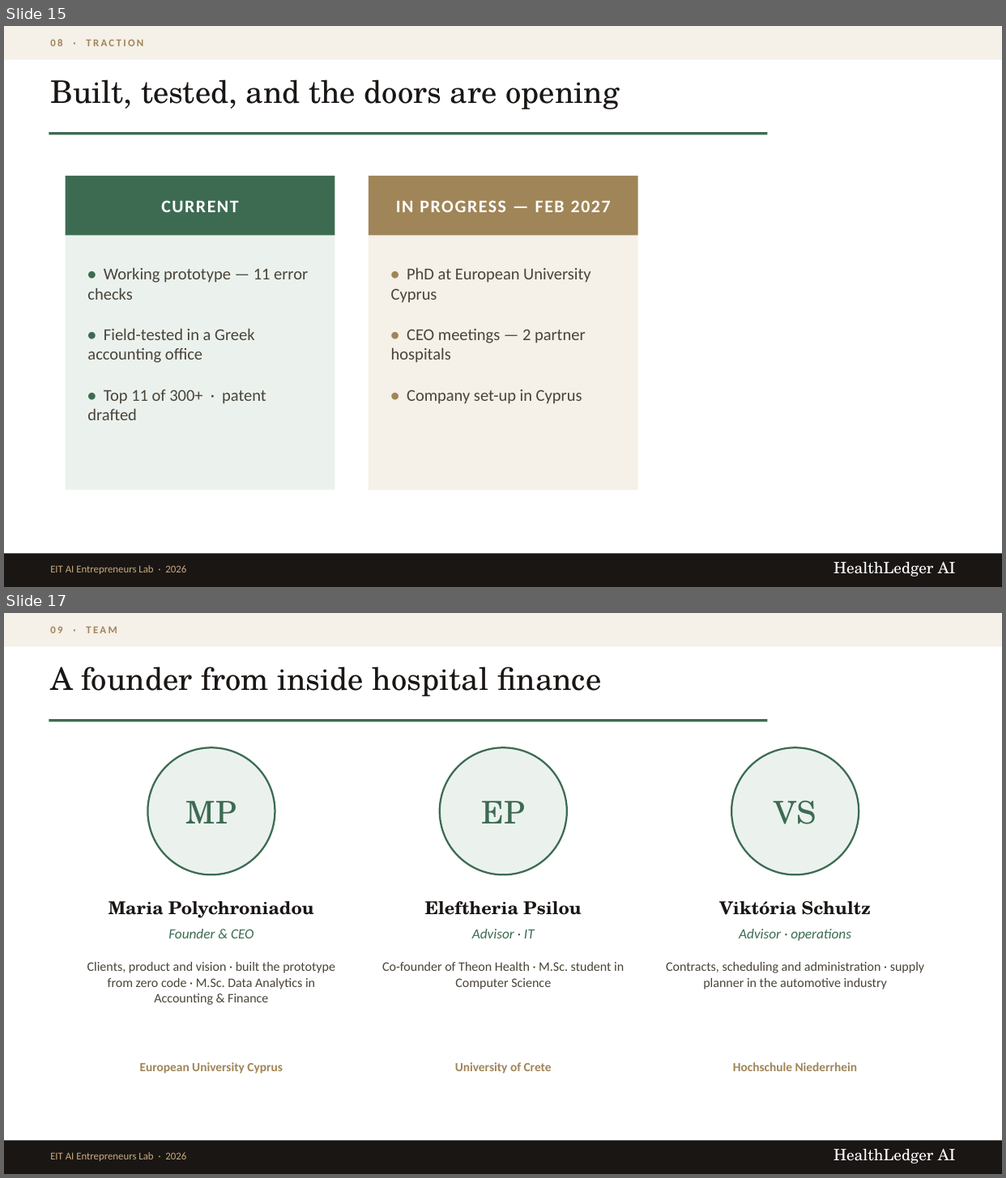
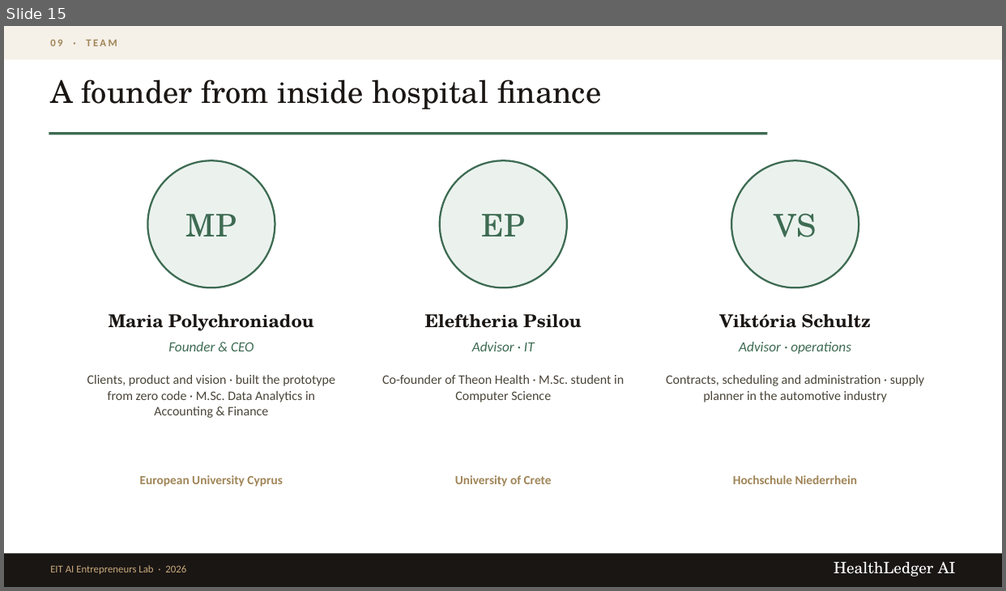
Before and after one commit to mrply97/AI, a slide deck: HealthLedgerAI_EIT_Pitch.pptx. Shown one above the other, each under a label of ours: slides 15 and 17 before the commit, slide 15 after it; the slides between them are not shown. The pictures are 1006x1178 and 1006x591 pixels, drawn with LibreOffice and Linux fonts; fonts in the diff are those of the drawing. Boxes give left, top, right and bottom in pixels: in the first picture for what was removed or moved away, otherwise in the second. Text is boxed around its words. In the diff, an @@ line names an element or a change of style, - is before the commit and + after.

```diff
--- a/HealthLedgerAI_EIT_Pitch.pptx
+++ b/HealthLedgerAI_EIT_Pitch.pptx
@@ slide 15 removed at box(4, 26, 1002, 587), background #FFFFFF @@
@@ rectangle removed at box(4, 26, 1002, 60) @@
@@ text removed at box(50, 39, 143, 46) @@
-08 · TRACTION
@@ text removed at box(50, 79, 619, 109) @@
-Built, tested, and the doors are opening
@@ rectangle removed at box(49, 132, 768, 135) @@
@@ rectangle removed at box(66, 176, 335, 236) @@
@@ rectangle removed at box(368, 176, 638, 236) @@
@@ text removed at box(161, 200, 238, 212) @@
-CURRENT
@@ text removed at box(396, 200, 611, 212) @@
-IN PROGRESS — FEB 2027
@@ rectangle removed at box(66, 236, 335, 490) @@
@@ rectangle removed at box(368, 236, 638, 490) @@
@@ text removed at box(87, 267, 308, 420) @@
-• Working prototype — 11 error checks
-• Field-tested in a Greek accounting office
-• Top 11 of 300+ · patent drafted
@@ text removed at box(391, 267, 590, 404) @@
-• PhD at European University Cyprus
-• CEO meetings — 2 partner hospitals
-• Company set-up in Cyprus
@@ rectangle removed at box(4, 554, 1002, 587) @@
@@ text removed at box(50, 565, 186, 574) @@
-EIT AI Entrepreneurs Lab · 2026
@@ text removed at box(833, 562, 956, 577) @@
-HealthLedger AI
@@ what was slide 17 is now slide 15 @@
```
Also in this commit, not shown: 2 slides changed, 1 other slide removed, 2 other files.
